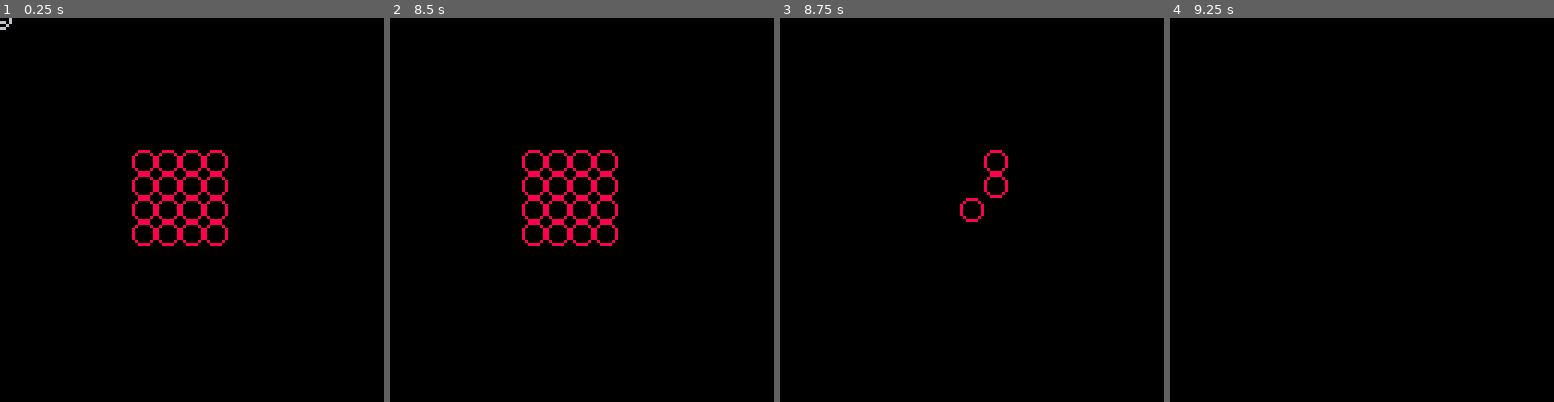
Above: before the commit, frames 1-4 (left to right).
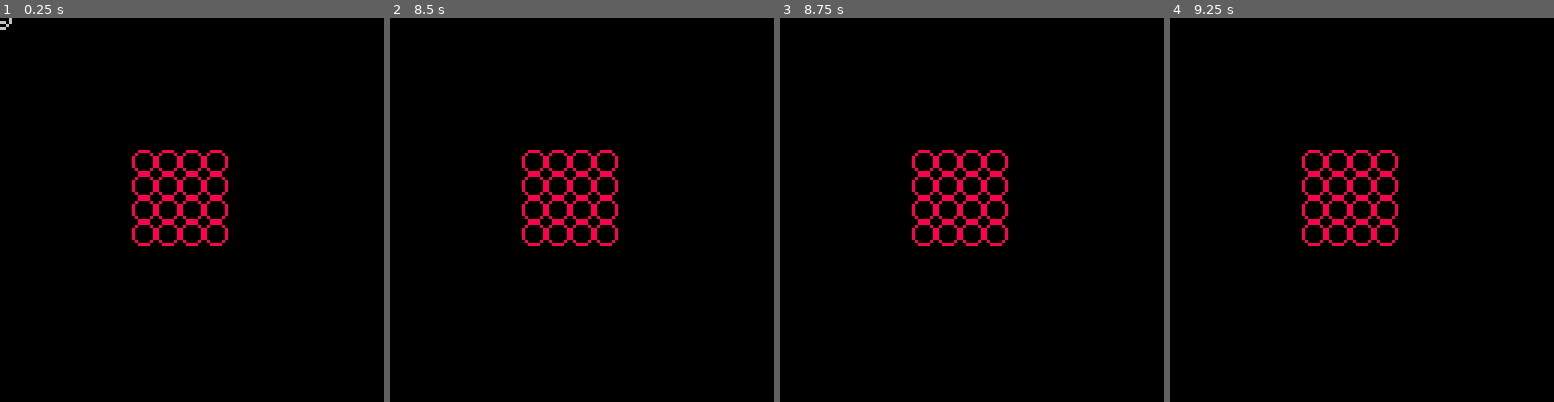
Above: after the commit, the same moments.

Repository: kitasuna/sheepdoggin
Game: PICO-8 cartridge physicstest.p8
The game is run twice, just before and just after one commit, with the same random seed, the same clock (stepped at 60 frames per second) and the same inputs.
Inputs:
- Up to frame 1 (0.25 s): no input
- Up to frame 2 (8.5 s): hold Right 2.33-3.33 s; hold Right 3.38-4.22 s; hold Up 4.27-4.67 s; hold Right 4.72-5.72 s; hold Down 5.77-6.1 s; hold Left 6.15-6.98 s; hold Right 7.03-8.03 s; hold Right from 8.08 s (still down)
- Up to frame 3 (8.75 s): keep holding Right
- Up to frame 4 (9.25 s): release Right at 8.92 s; hold Up from 8.97 s (still down)

Frames 1-2 are identical in both runs. In frame 3, 1.6% of the frame differs, in the area x 34-60%, y 34-60%; in frame 4, 2.0%.

Commit message:
Fix bug with trying to calculate the length of large center-center vectors.

Diff:
--- a/physics.lua
+++ b/physics.lua
@@ -13,7 +13,14 @@
 end
 
 function Circ:collides(other)
-  return (self.center - other.center):len() < self.radius + other.radius
+  local delta = self.center - other.center
+  local radiusSum = self.radius + other.radius
+  -- Check for the obvious case of one of the axes being greater than the
+  -- combined radii.
+  if delta.x > radiusSum or delta.y > radiusSum then
+    return false
+  end
+  return delta:len() < self.radius + other.radius
 end
 
 -- Returns the vector that would move the circle out of collision with `other`.
